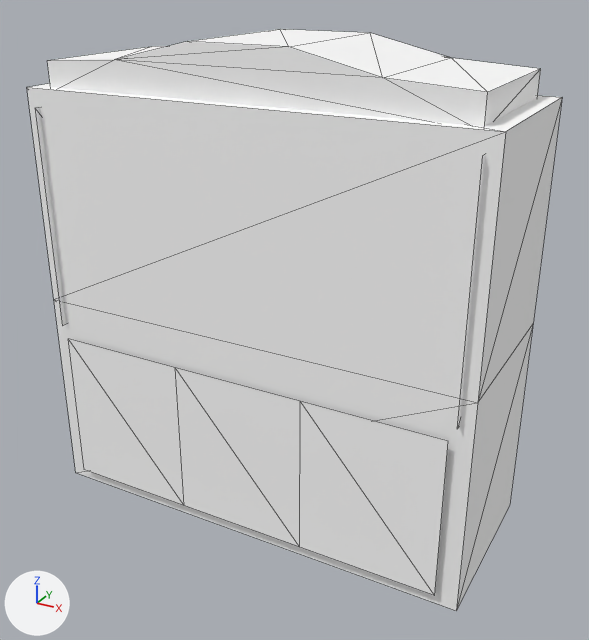
The glTF model public/3d/item/model__item__room.ofs_3818_0/3818kg_sh1_41.gltf as it was, and as the next commit left it.
Rendered twice from a 50 mm lens placed at (1.57, -2.75, 2.26), pointed at (0.06, -0.01, 0.89). Arrows for +X, +Y and +Z are at lower left; the lights stay in place. The picture after the commit comes second. Mesh edges are drawn as thin lines.

In view in the first picture: '3818kg_sh1_41'.
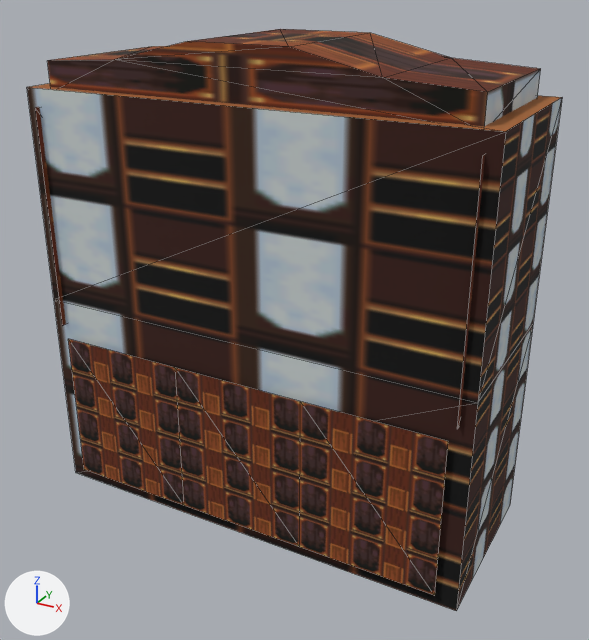
Pixel boxes [x1, y1, x2, y2] of what changed, in the pictures (589 x 640 px):
'3818kg_sh1_41', surface changed (darker): [27, 29, 562, 611] in both

The change, as a list of edits to the scene's bpy script:
```text
Add img_sh1_41_1:
    img_sh1_41_1 = load_image('sh1_41_1', '_unpacked/sh1_41_1', 32, 32, 'sRGB')
Add img_sh1_41_0:
    img_sh1_41_0 = load_image('sh1_41_0', '_unpacked/sh1_41_0', 32, 32, 'sRGB')
Change mat_sh1_41_0:
    remove mat_sh1_41_0.base_color = (1.0, 1.0, 1.0)  # white #ffffff
    add mat_sh1_41_0.texture = img_sh1_41_0
Change mat_sh1_41_1:
    remove mat_sh1_41_1.base_color = (1.0, 1.0, 1.0)  # white #ffffff
    add mat_sh1_41_1.texture = img_sh1_41_1
```
